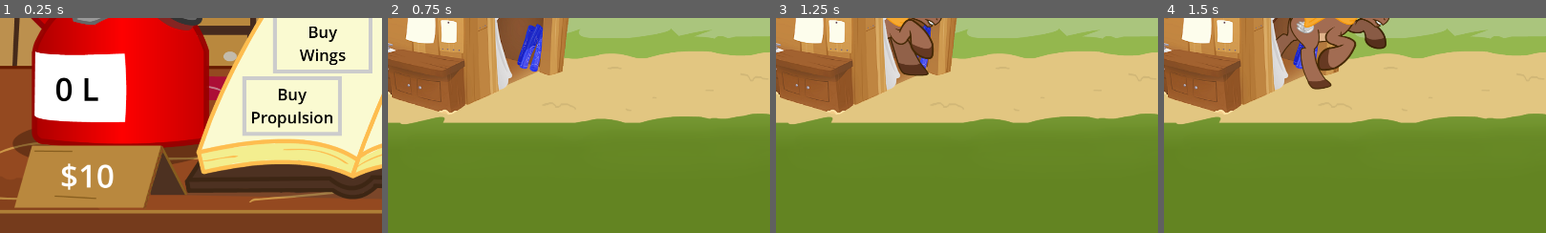
Above: before the commit, frames 1-4 (left to right).
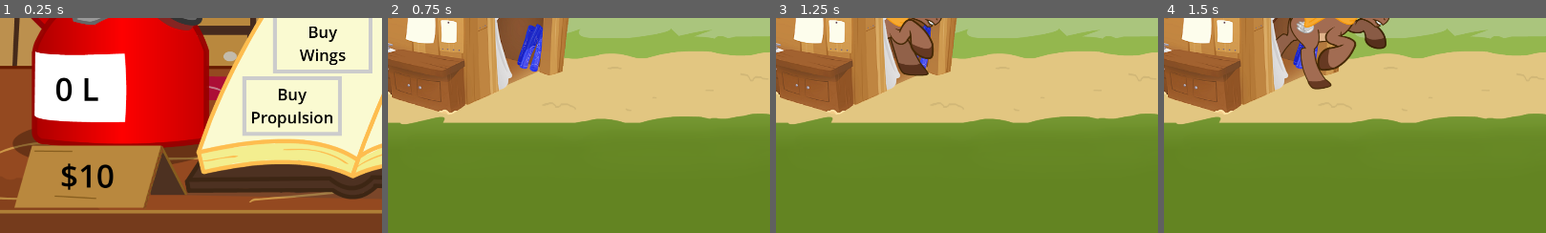
Above: after the commit, the same moments.

Repository: 100-Devs-1-Game/FlightOfHarmony
Game: Godot game, scene res://shop/shop.tscn
Two runs of this game, one before a commit and one after it. Both use one fixed random seed, a clock stepped at 60 frames per second and the inputs below.
Inputs (mouse positions are % of the whole screen's width and height, from its top left):
- Up to frame 1 (0.25 s): no input
- Up to frame 2 (0.75 s): click (90, 87) at 0.5 s
- Up to frame 3 (1.25 s): no input
- Up to frame 4 (1.5 s): move the mouse to (72, 45) at 1.27 s; hold D (rotate_right) from 1.28 s (still down); hold Space (propulsion) from 1.28 s (still down)
The pictures show only the part of the screen within x 0-50%, y 50-100%; the shares and areas given below are measured in that part.

The runs differ from the first frame. In frame 1, 0.7% of the frame differs, in the area x 16-30%, y 67-80%; in frame 2, nothing differs; in frame 3, nothing differs; in frame 4, nothing differs.

Commit message:
Make fuel text black

Diff:
--- a/src/shop/shop.tscn
+++ b/src/shop/shop.tscn
@@ -22,6 +22,7 @@
 
 [sub_resource type="LabelSettings" id="LabelSettings_hv745"]
 font_size = 80
+font_color = Color(0, 0, 0, 1)
 
 [sub_resource type="LabelSettings" id="LabelSettings_c8ks2"]
 font_size = 60
